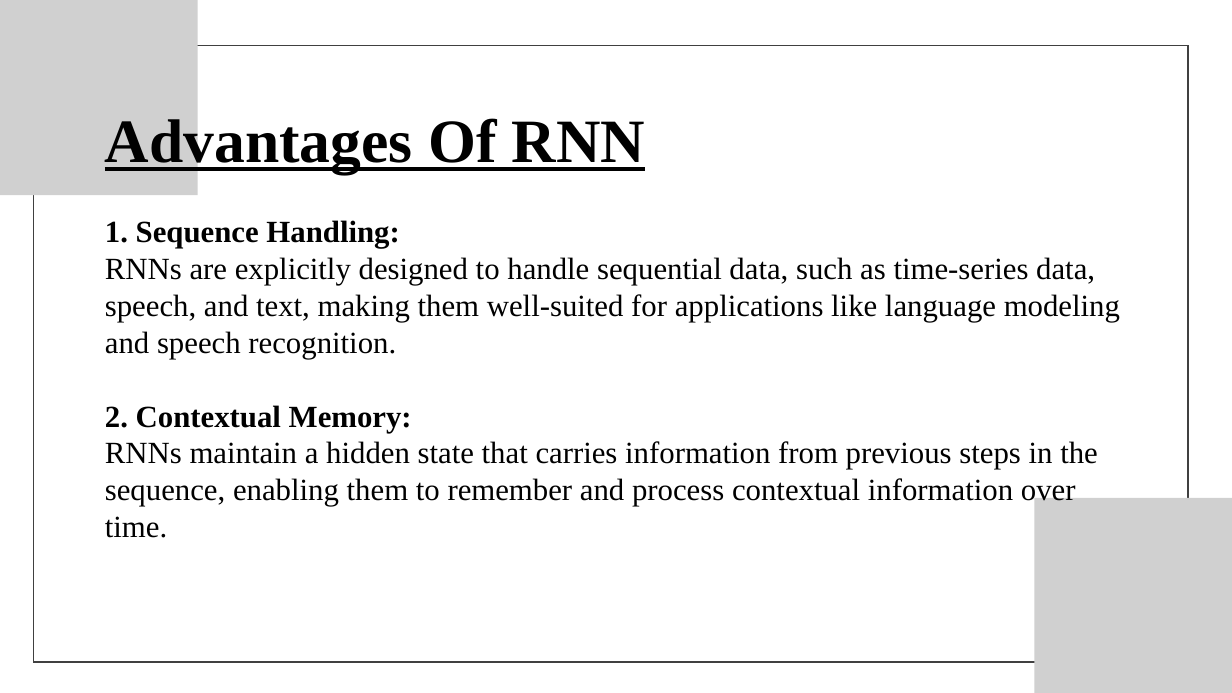
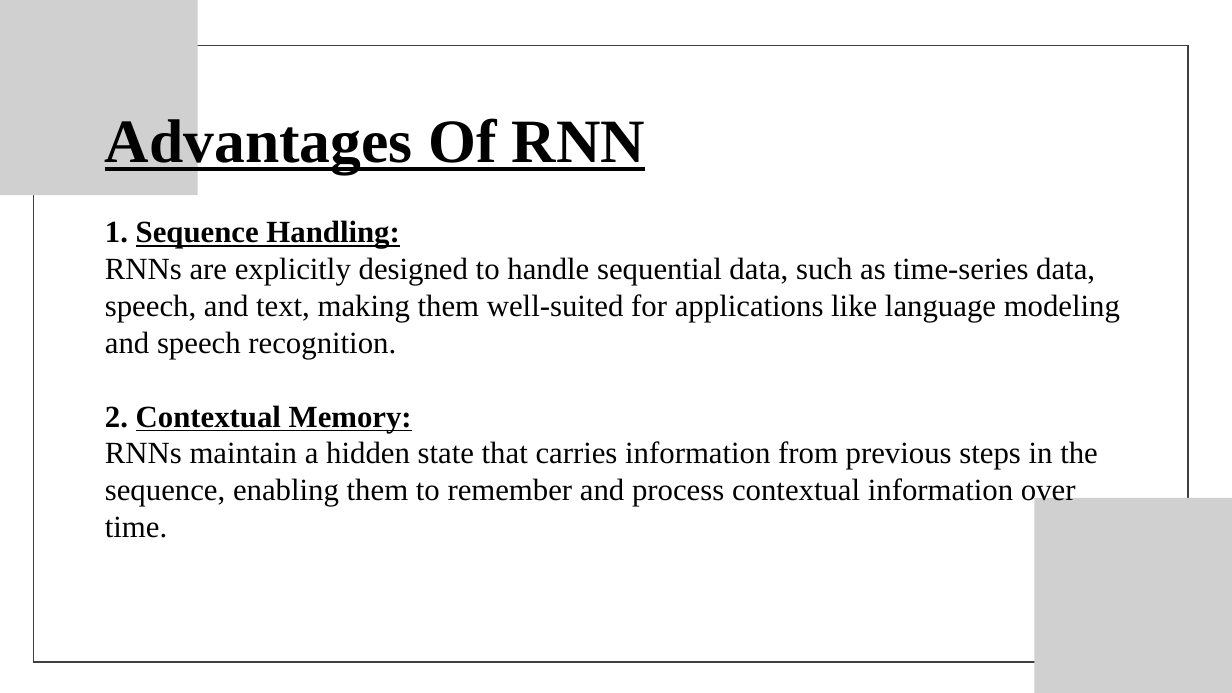
Before and after one commit to Codegeek2004/CyberBullying_using_RNN_LSTM, a slide deck: slide 9 of static/asset/PRESENTATION.pptx. Drawn at 1232x693 pixels with LibreOffice and Linux fonts; fonts in the diff are those of the drawing; grey boxes stand for pictures. Boxes give left, top, right and bottom in pixels: in the first picture for what was removed or moved away, otherwise in the second. Text is boxed around its words. In the diff, an @@ line names an element or a change of style, - is before the commit and + after.

```diff
--- a/static/asset/PRESENTATION.pptx
+++ b/static/asset/PRESENTATION.pptx
@@ text at box(105, 220, 1120, 538): underline on in "Sequence Handling: Contextual Memory:" @@
```
Also in this commit, not shown: 6 other slides changed.
